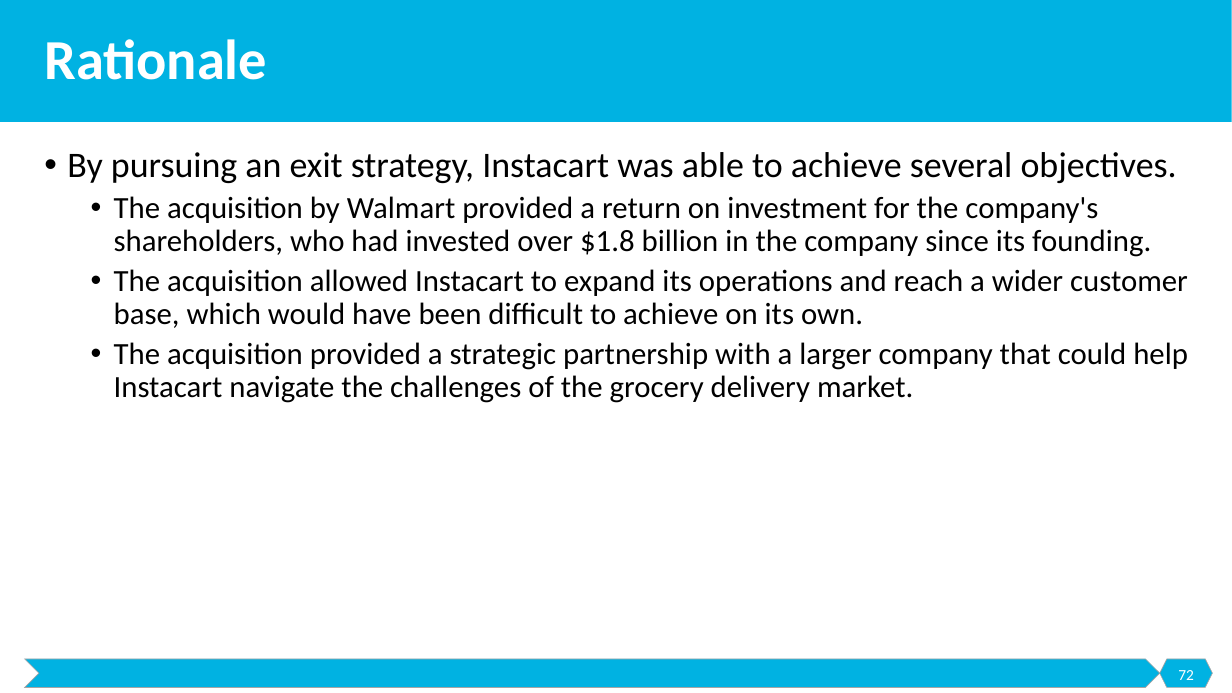
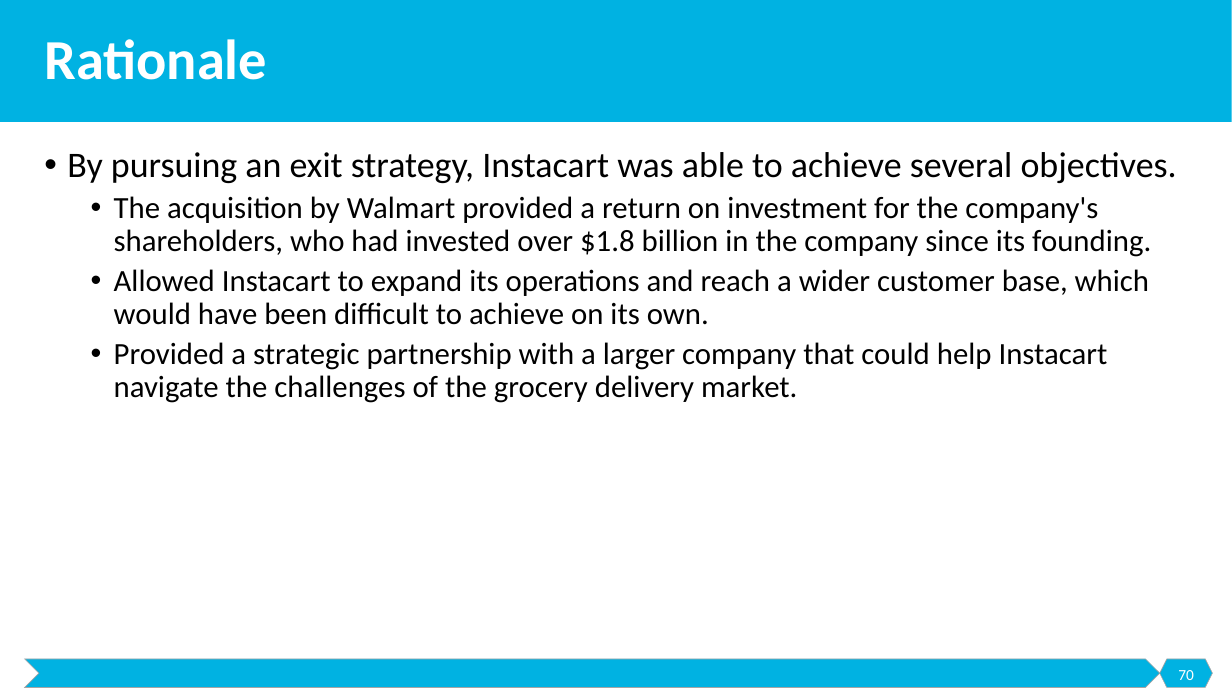
Before and after one commit to malenezi/malenezi, a slide deck: slide 70 of SE495/Lectures/8-Exit Strategies/Exit Strategies.pptx (slide 72 before the commit). Drawn at 1232x693 pixels with LibreOffice and Linux fonts; fonts in the diff are those of the drawing. Boxes give left, top, right and bottom in pixels: in the first picture for what was removed or moved away, otherwise in the second. Text is boxed around its words. In the diff, an @@ line names an element or a change of style, - is before the commit and + after.

```diff
--- a/SE495/Lectures/8-Exit Strategies/Exit Strategies.pptx
+++ b/SE495/Lectures/8-Exit Strategies/Exit Strategies.pptx
@@ text at box(114, 269, 1149, 403): text changed @@
-  • The acquisition allowed Instacart to expand its operations and reach a wider customer base, which would have been difficult to achieve on its own.
-  • The acquisition provided a strategic partnership with a larger company that could help Instacart navigate the challenges of the grocery delivery market.
+  • Allowed Instacart to expand its operations and reach a wider customer base, which would have been difficult to achieve on its own.
+  • Provided a strategic partnership with a larger company that could help Instacart navigate the challenges of the grocery delivery market.
@@ page number at box(1178, 670, 1194, 680): text changed @@
-72
+70
```
Also in this commit, not shown: 4 other slides changed, 2 slides removed, 1 other file.
